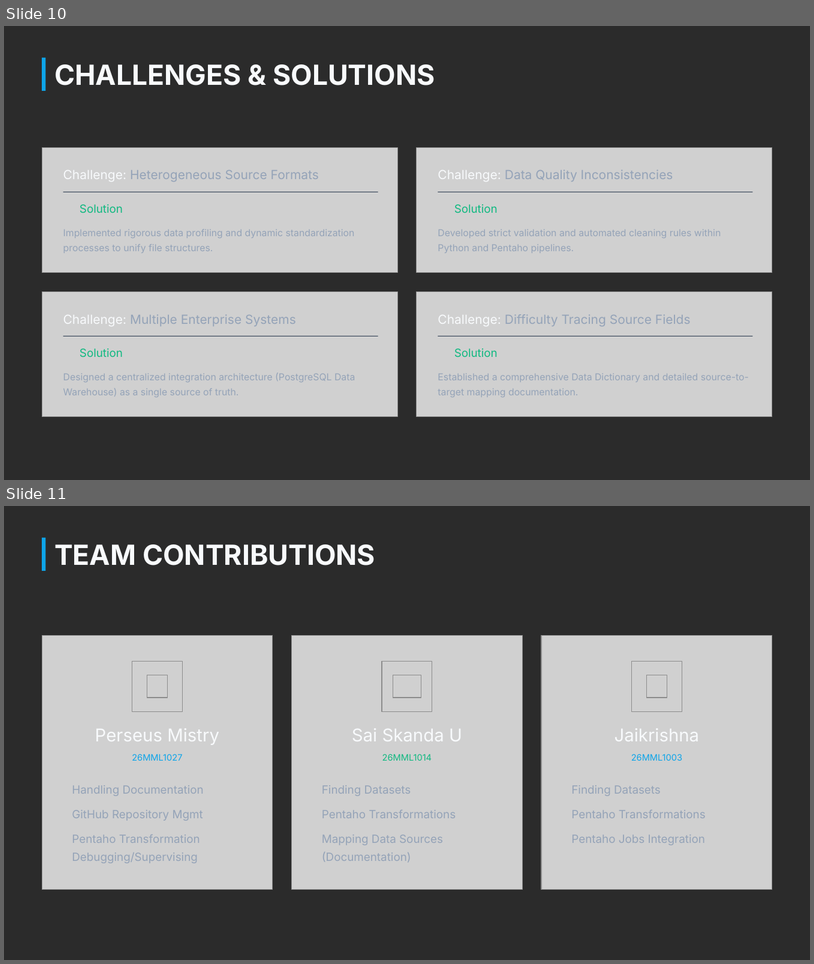
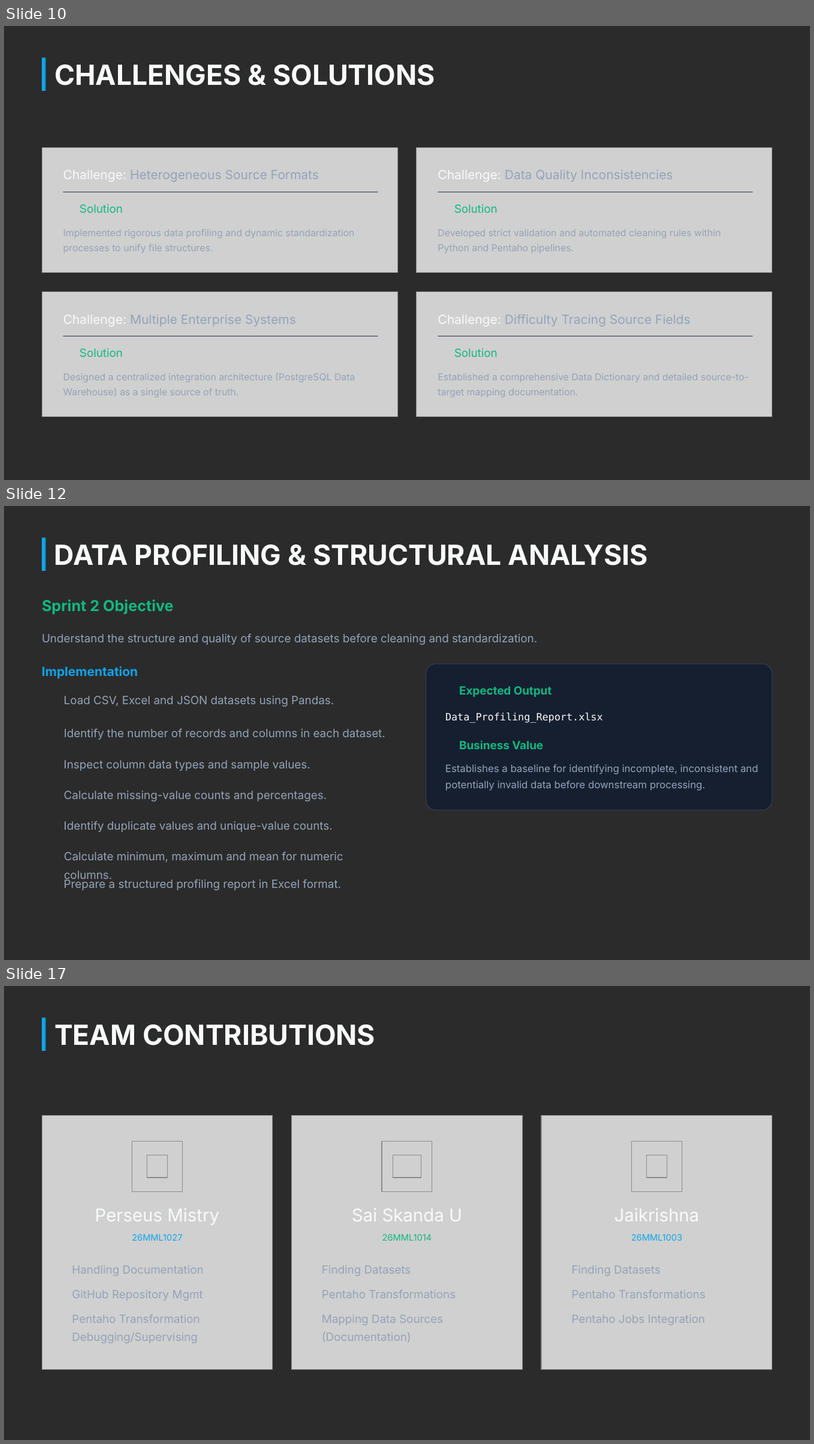
Before and after one commit to Perseus04/Enterprise-Energy-Data-Platform, a slide deck: docs/report/Enterprise Energy Data Platform Progress 1.pptx. Shown one above the other, each under a label of ours: slides 10 and 11 before the commit, slides 10, 12 and 17 after it; the slides between them are not shown. The pictures are 814x964 and 814x1444 pixels, drawn with LibreOffice and Linux fonts; fonts in the diff are those of the drawing; grey boxes stand for pictures; background and template pictures are left out; a plain dark background stands for a picture behind light text. Boxes give left, top, right and bottom in pixels: in the first picture for what was removed or moved away, otherwise in the second. Text is boxed around its words. In the diff, an @@ line names an element or a change of style, - is before the commit and + after.

```diff
--- a/docs/report/Enterprise Energy Data Platform Progress 1.pptx
+++ b/docs/report/Enterprise Energy Data Platform Progress 1.pptx
@@ slide 12 added at bbox=[4, 506, 810, 960], background picture (left out) @@
@@ rectangle added at bbox=[42, 537, 45, 571], fill #0EA5E9 @@
@@ text added at bbox=[54, 544, 648, 565], 33 pt, text #F8FAFC, bold @@
+DATA PROFILING & STRUCTURAL ANALYSIS
@@ text added at bbox=[42, 600, 174, 614], 18 pt, text #10B981, bold @@
+Sprint 2 Objective
@@ text added at bbox=[42, 633, 537, 645], 13.5 pt, text #94A3B8 @@
+Understand the structure and quality of source datasets before cleaning and standardization.
@@ text added at bbox=[42, 666, 138, 679], 15 pt, text #0EA5E9, bold @@
+Implementation
@@ rounded rectangle added at bbox=[426, 664, 773, 810], fill #161F30, outline #334155 0.75 pt @@
@@ text added at bbox=[64, 696, 334, 706], 13.5 pt, text #94A3B8 @@
+Load CSV, Excel and JSON datasets using Pandas.
@@ text added at bbox=[459, 686, 552, 697], 13.5 pt, text #10B981, bold @@
+Expected Output
@@ text added at bbox=[446, 712, 603, 723], 12 pt, text #F8FAFC @@
+Data_Profiling_Report.xlsx
@@ text added at bbox=[64, 728, 385, 739], 13.5 pt, text #94A3B8 @@
+Identify the number of records and columns in each dataset.
@@ text added at bbox=[459, 740, 543, 749], 13.5 pt, text #10B981, bold @@
+Business Value
@@ text added at bbox=[64, 760, 311, 771], 13.5 pt, text #94A3B8 @@
+Inspect column data types and sample values.
@@ text added at bbox=[446, 764, 759, 790], 12 pt, text #94A3B8 @@
+Establishes a baseline for identifying incomplete, inconsistent and potentially invalid data before downstream processing.
@@ text added at bbox=[64, 790, 327, 801], 13.5 pt, text #94A3B8 @@
+Calculate missing-value counts and percentages.
@@ text added at bbox=[64, 820, 333, 832], 13.5 pt, text #94A3B8 @@
+Identify duplicate values and unique-value counts.
@@ text added at bbox=[64, 851, 344, 882], 13.5 pt, text #94A3B8 @@
+Calculate minimum, maximum and mean for numeric columns.
@@ text added at bbox=[64, 878, 341, 890], 13.5 pt, text #94A3B8 @@
+Prepare a structured profiling report in Excel format.
@@ what was slide 11 is now slide 17 @@
```
Also in this commit, not shown: 1 slide changed, 5 other slides added, 16 other files.
